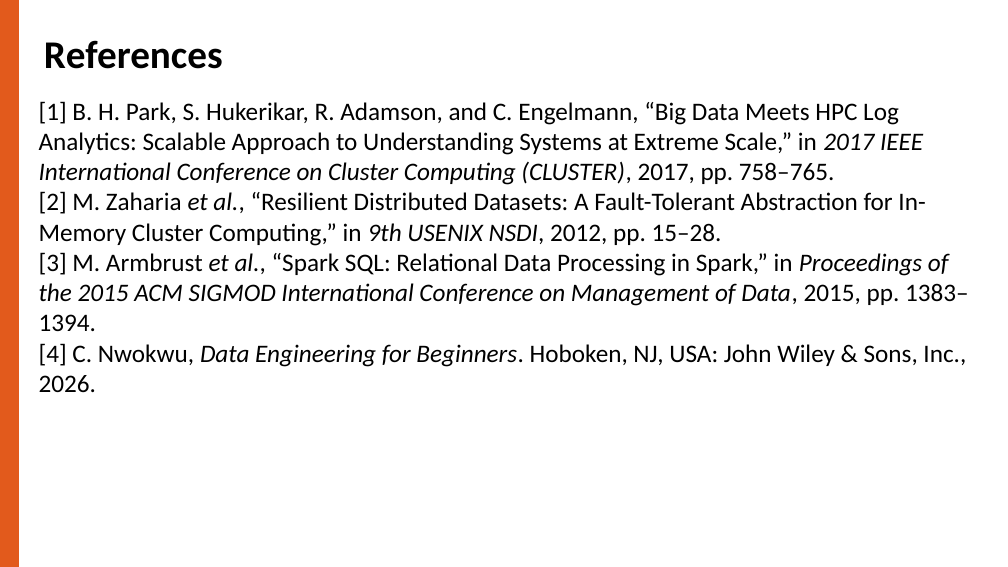
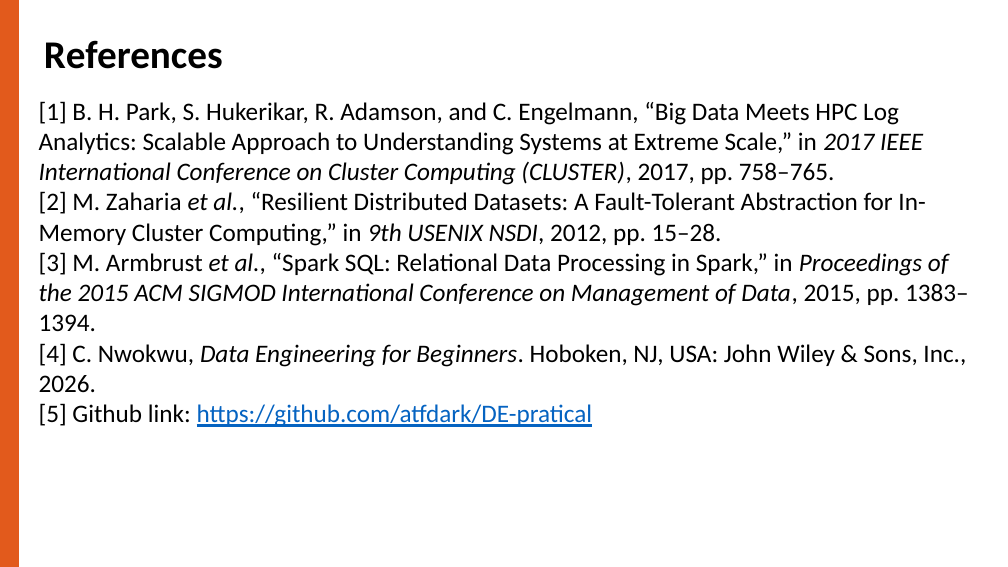
Before and after one commit to atfdark/DE-pratical, a slide deck: slide 20 of Apache_Spark_Architecture Final.pptx. Drawn at 1008x567 pixels with LibreOffice and Linux fonts; fonts in the diff are those of the drawing. Boxes give left, top, right and bottom in pixels: in the first picture for what was removed or moved away, otherwise in the second. Text is boxed around its words. In the diff, an @@ line names an element or a change of style, - is before the commit and + after.

```diff
--- a/Apache_Spark_Architecture Final.pptx
+++ b/Apache_Spark_Architecture Final.pptx
@@ text at [39,403,592,427]: paragraph added @@
+[5] Github link: https://github.com/atfdark/DE-pratical
```
Also in this commit, not shown: 1 other slide changed.
